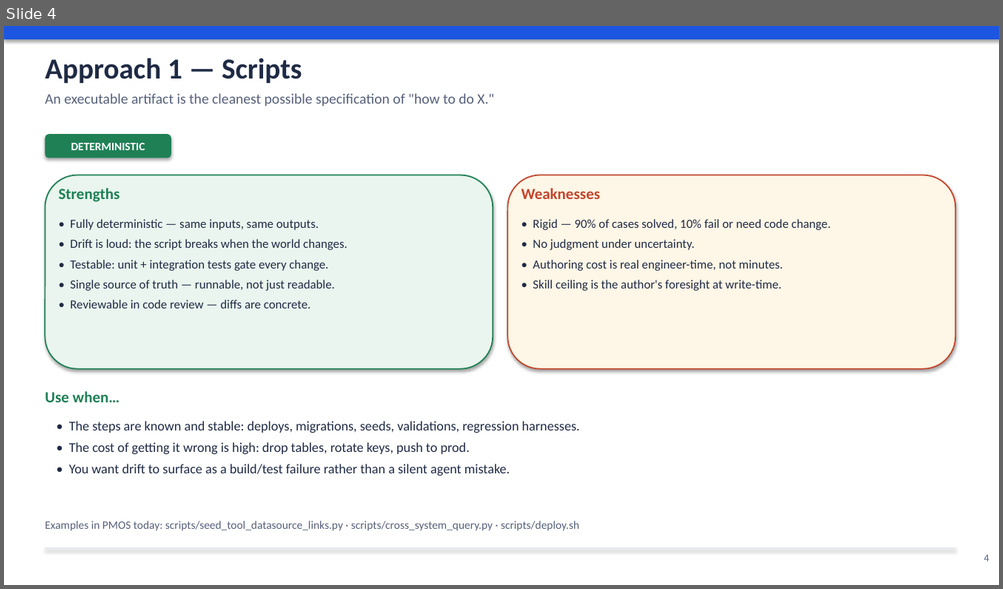
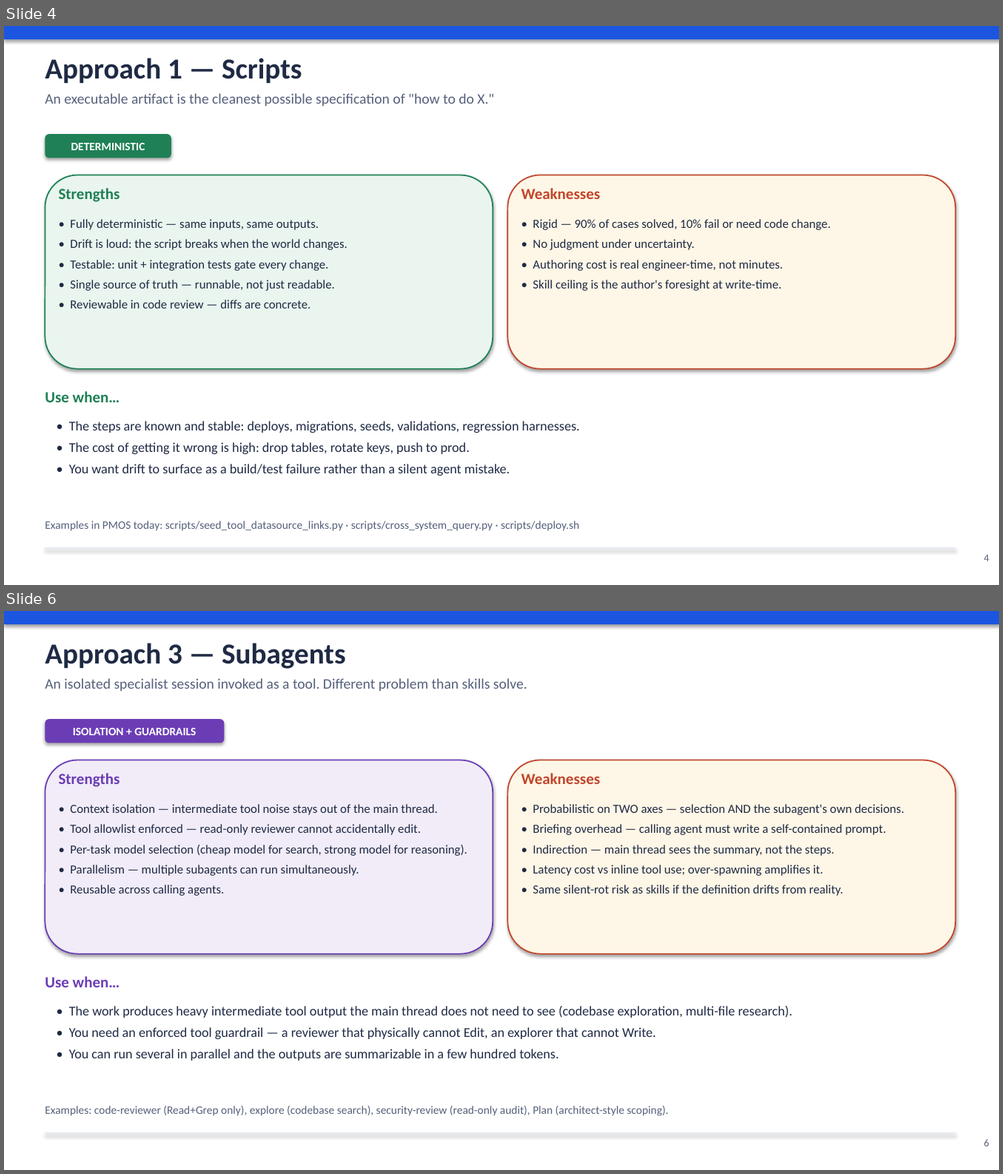
Before and after one commit to kreonakrish/pmos, a slide deck: docs/agent_knowledge_strategy.pptx. Shown one above the other, each under a label of ours: slide 4 before the commit, slides 4 and 6 after it; the slides between them are not shown. The pictures are 1003x589 and 1003x1174 pixels, drawn with LibreOffice and Linux fonts; fonts in the diff are those of the drawing. Boxes give left, top, right and bottom in pixels: in the first picture for what was removed or moved away, otherwise in the second. Text is boxed around its words. In the diff, an @@ line names an element or a change of style, - is before the commit and + after.

```diff
--- a/docs/agent_knowledge_strategy.pptx
+++ b/docs/agent_knowledge_strategy.pptx
@@ slide 6 added at box(4, 611, 999, 1170), background #FFFFFF @@
@@ rectangle added at box(4, 611, 999, 624), fill #1B55E0 @@
@@ text added at box(45, 643, 346, 669), 28 pt, text #1F2A44, bold @@
+Approach 3 — Subagents
@@ text added at box(45, 678, 527, 691), 14 pt, text #55607A @@
+An isolated specialist session invoked as a tool. Different problem than skills solve.
@@ rounded rectangle added at box(45, 719, 224, 743), fill #6B3DB5, 11 pt, text #FFFFFF, bold @@
+ISOLATION + GUARDRAILS
@@ rounded rectangle added at box(45, 760, 492, 954), fill #F1ECF8, outline #6B3DB5 1.25 pt @@
@@ rounded rectangle added at box(508, 760, 956, 954), fill #FEF6E6, outline #C1462C 1.25 pt @@
@@ text added at box(59, 773, 120, 787), 15 pt, text #6B3DB5, bold @@
+Strengths
@@ text added at box(521, 773, 600, 784), 15 pt, text #C1462C, bold @@
+Weaknesses
@@ text added at box(70, 804, 467, 896), 12 pt, text #1F2A44 @@
+• Context isolation — intermediate tool noise stays out of the main thread.
+• Tool allowlist enforced — read-only reviewer cannot accidentally edit.
+• Per-task model selection (cheap model for search, strong model for reasoning).
+• Parallelism — multiple subagents can run simultaneously.
+• Reusable across calling agents.
@@ text added at box(532, 804, 904, 896), 12 pt, text #1F2A44 @@
+• Probabilistic on TWO axes — selection AND the subagent's own decisions.
+• Briefing overhead — calling agent must write a self-contained prompt.
+• Indirection — main thread sees the summary, not the steps.
+• Latency cost vs inline tool use; over-spawning amplifies it.
+• Same silent-rot risk as skills if the definition drifts from reality.
@@ text added at box(45, 977, 120, 988), 15 pt, text #6B3DB5, bold @@
+Use when…
@@ text added at box(69, 1006, 792, 1061), 13 pt, text #1F2A44 @@
+• The work produces heavy intermediate tool output the main thread does not need to see (codebase exploration, multi-file research).
+• You need an enforced tool guardrail — a reviewer that physically cannot Edit, an explorer that cannot Write.
+• You can run several in parallel and the outputs are summarizable in a few hundred tokens.
@@ text added at box(45, 1106, 668, 1116), 11 pt, text #55607A @@
+Examples: code-reviewer (Read+Grep only), explore (codebase search), security-review (read-only audit), Plan (architect-style scoping).
@@ rectangle added at box(45, 1133, 956, 1135), fill #E3E7EF @@
@@ text added at box(984, 1139, 989, 1147), 10 pt, text #55607A @@
+6
```
Also in this commit, not shown: 10 slides changed, 1 other slide added, 1 other file.
